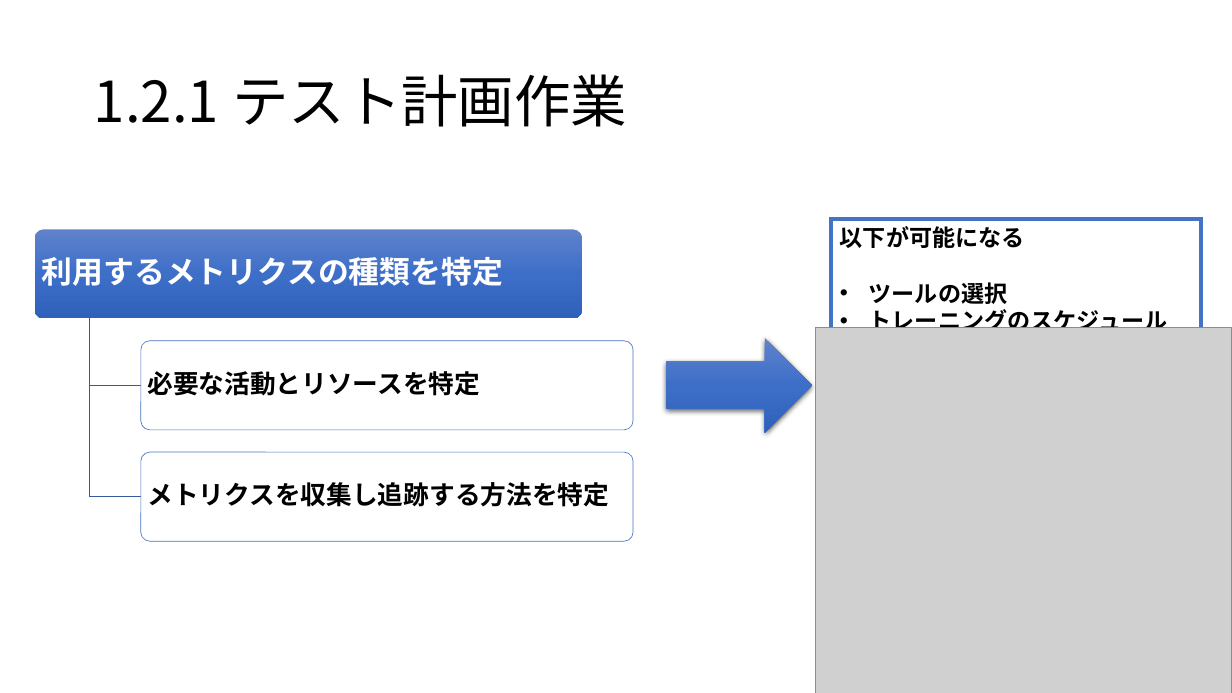
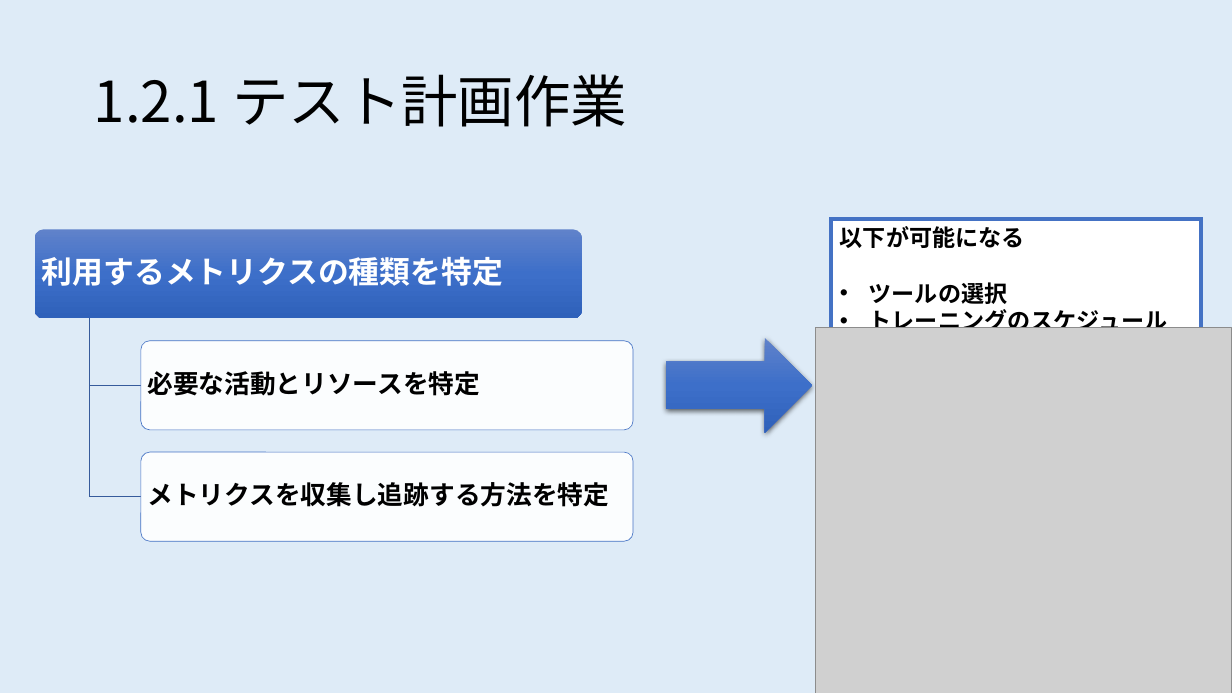
Before and after one commit to a1852rw/006_textstudy, a slide deck: slide 1 of 004_JSTQB_ALTM/001_images/image_ALTM.pptx. Drawn at 1232x693 pixels with LibreOffice and Linux fonts; fonts in the diff are those of the drawing; grey boxes stand for pictures. Boxes give left, top, right and bottom in pixels: in the first picture for what was removed or moved away, otherwise in the second. Text is boxed around its words. In the diff, an @@ line names an element or a change of style, - is before the commit and + after.

```diff
--- a/004_JSTQB_ALTM/001_images/image_ALTM.pptx
+++ b/004_JSTQB_ALTM/001_images/image_ALTM.pptx
@@ background #FFFFFF to #DEEBF7 @@
```
Also in this commit, not shown: 1 other file.
